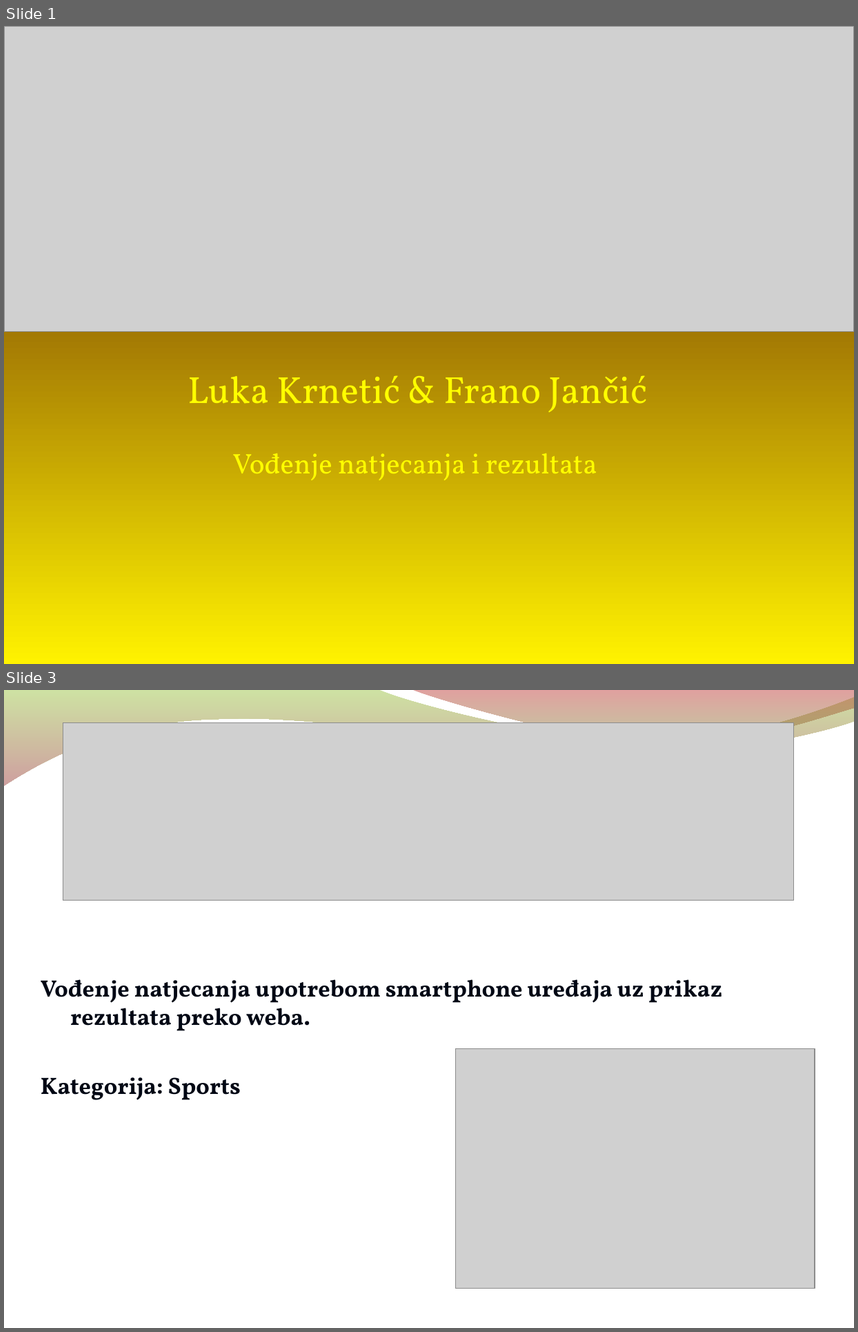
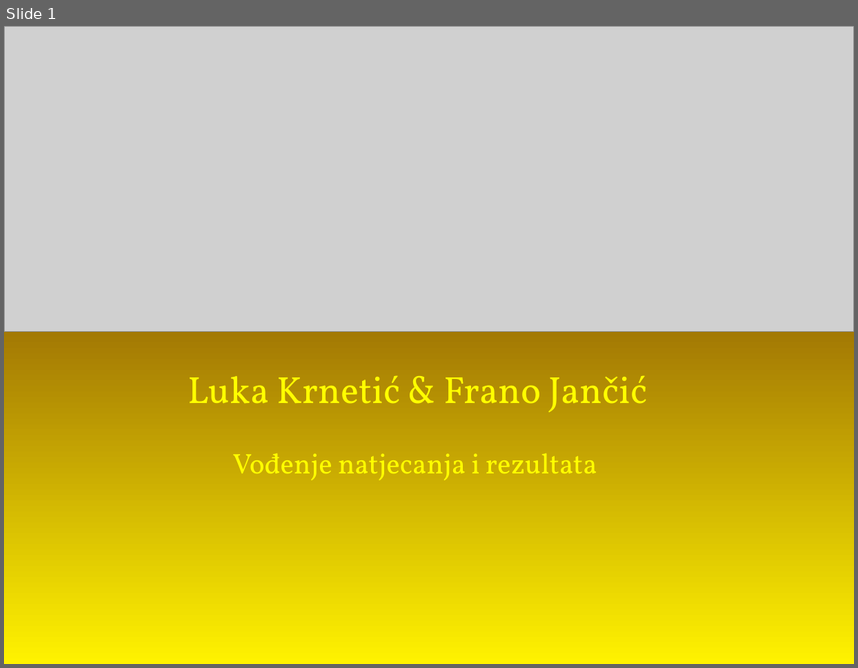
Before and after one commit to vidra74/Futura, a slide deck: Prezentacija/Demo_prosinac2014/Finale_liveScorer.odp. Shown one above the other, each under a label of ours: slides 1 and 3 before the commit, slide 1 after it; the slides between them are not shown. The pictures are 858x1332 and 858x668 pixels, drawn with LibreOffice and Linux fonts; fonts in the diff are those of the drawing; grey boxes stand for pictures; background and template pictures are left out. Boxes give left, top, right and bottom in pixels: in the first picture for what was removed or moved away, otherwise in the second. Text is boxed around its words. In the diff, an @@ line names an element or a change of style, - is before the commit and + after.

```diff
--- a/Prezentacija/Demo_prosinac2014/Finale_liveScorer.odp
+++ b/Prezentacija/Demo_prosinac2014/Finale_liveScorer.odp
@@ slide 3 removed at [4,690,854,1328], background picture (left out); not listed: 2 template elements that a slide beside it also shows @@
@@ picture removed at [63,723,794,901] @@
@@ text removed at [41,979,722,1100] @@
-Vođenje natjecanja upotrebom smartphone uređaja uz prikaz rezultata preko weba.
-Kategorija: Sports
@@ picture removed at [455,1049,815,1288] @@
```
Also in this commit, not shown: 7 slides added, 6 other slides removed, 11 other files.
